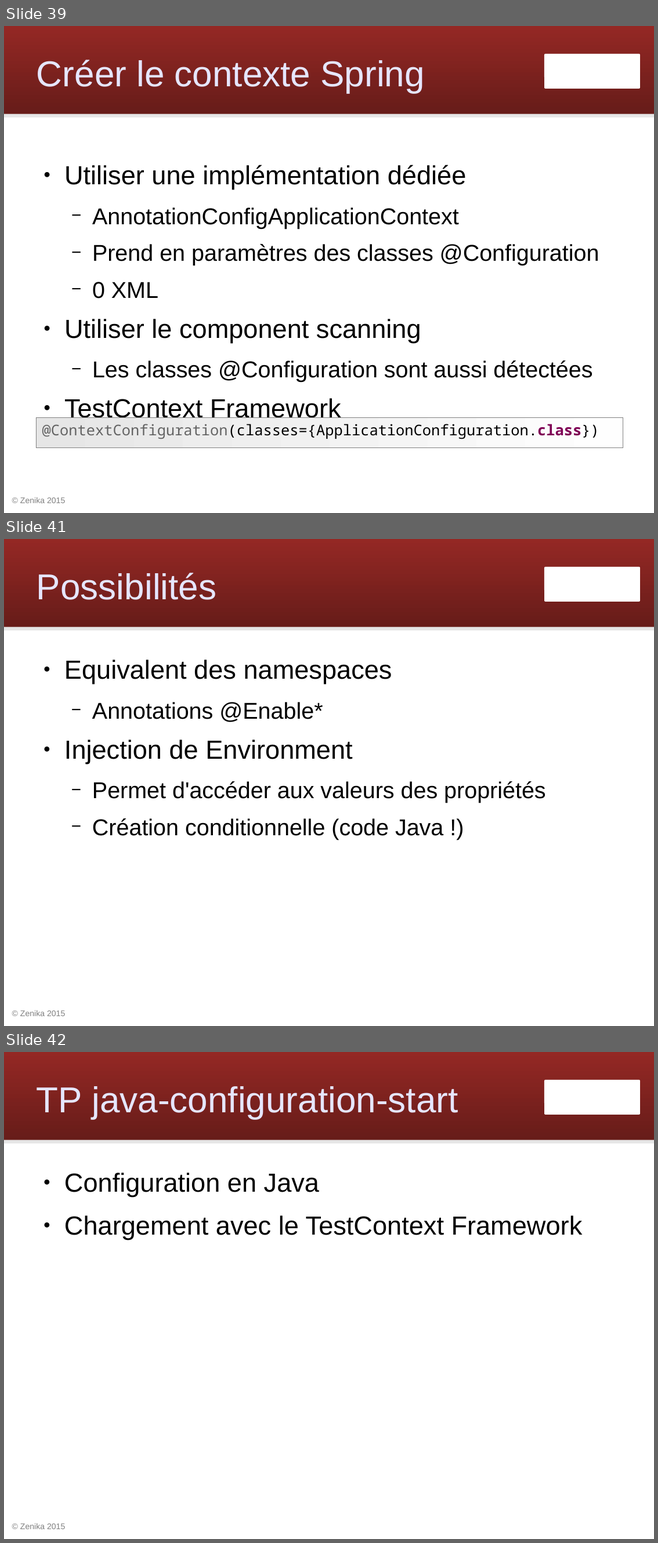
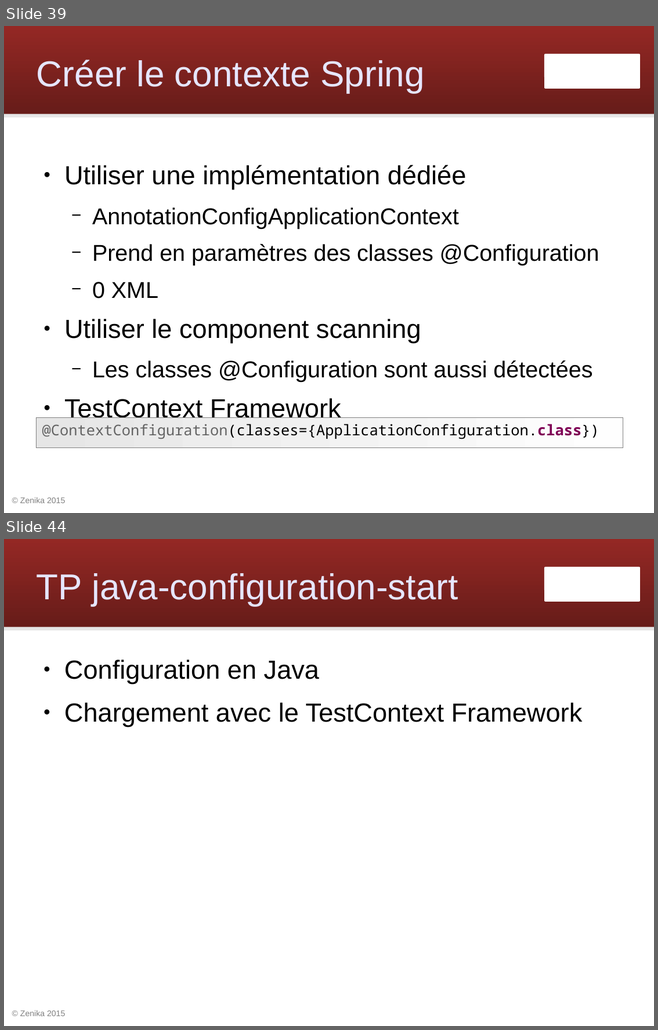
Before and after one commit to Zenika/workshop-spring-core, a slide deck: spring-workshop.odp. Shown one above the other, each under a label of ours: slides 39, 41 and 42 before the commit, slides 39 and 44 after it; the slides between them are not shown. The pictures are 658x1543 and 658x1030 pixels, drawn with LibreOffice and Linux fonts; fonts in the diff are those of the drawing; background and template pictures are left out. Boxes give left, top, right and bottom in pixels: in the first picture for what was removed or moved away, otherwise in the second. Text is boxed around its words. In the diff, an @@ line names an element or a change of style, - is before the commit and + after.

```diff
--- a/spring-workshop.odp
+++ b/spring-workshop.odp
@@ slide 41 removed at <box>4,539,654,1026</box>, background #FFFFFF; not listed: 4 template elements that a slide beside it also shows @@
@@ title removed at <box>36,573,216,600</box> @@
-Possibilités
@@ text removed at <box>64,660,546,840</box> @@
-● Equivalent des namespaces
-  − Annotations @Enable*
-● Injection de Environment
-  − Permet d'accéder aux valeurs des propriétés
-  − Création conditionnelle (code Java !)
@@ what was slide 42 is now slide 44 @@
```
Also in this commit, not shown: 3 slides changed, 4 slides added.
